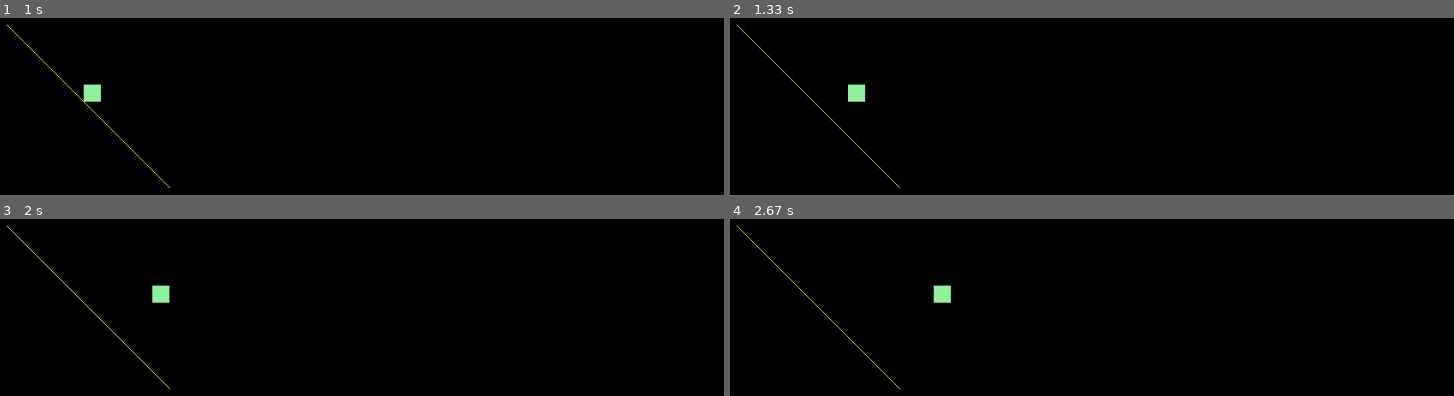
Above: before the commit, frames 1-4 (two rows, left to right).
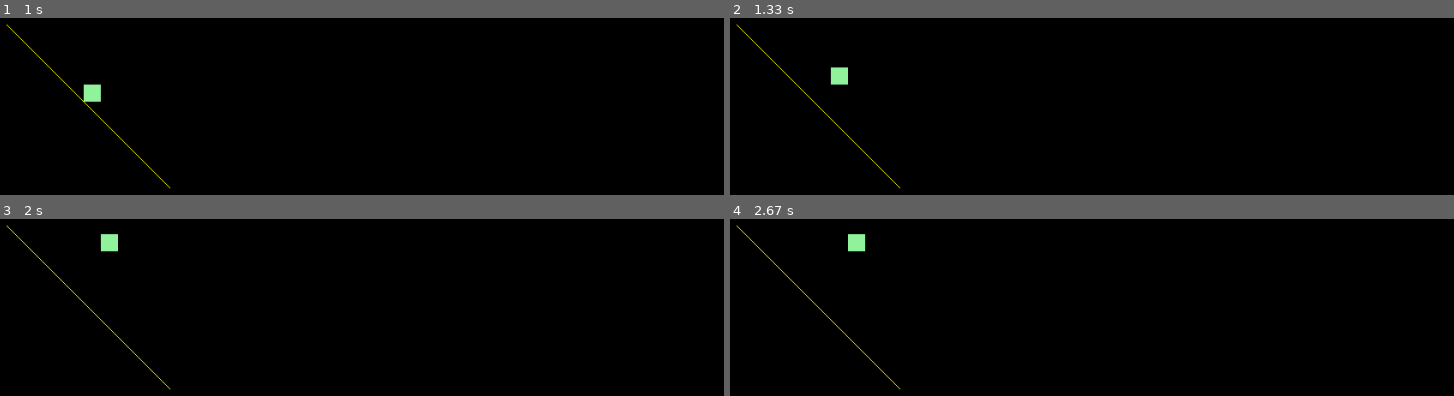
Above: after the commit, the same moments.

Repository: kristaps-m/Snake_Python_OOP
Game: pygame game, started from main.py
Same seed, same stepped clock (60 frames per second), same inputs: the game is played once before the commit and once after it.
Inputs (mouse positions are in pixels of both pictures, inside the frame that each line leads up to):
- Up to frame 1 (1 s): tap Enter at 0.33 s; hold D from 0.7 s (still down); move the mouse to (outside the picture) at 0.73 s
- Up to frame 2 (1.33 s): release D at 1.17 s; hold W from 1.2 s (still down); move the mouse to (outside the picture) at 1.23 s
- Up to frame 3 (2 s): release W at 1.73 s; hold D from 1.77 s (still down)
- Up to frame 4 (2.67 s): release D at 2.42 s; hold A from 2.45 s (still down)

Frame 1 is identical in both runs. In frame 2, 0.5% of the frame differs, in the area x 13-19%, y 27-48%; in frame 3, 0.5%, in the area x 13-24%, y 8-48%; in frame 4, 0.5%.

Commit message:
Add simple head movement.

Diff:
--- a/local_pygame.py
+++ b/local_pygame.py
@@ -24,10 +24,15 @@
 
 
                 # Keyboard events:
-                # if event.type == pygame.KEYUP:
-                    # if event.key == pygame.K_F11:
-                    #     print("K F11 pressed")
-
+                if event.type == pygame.KEYDOWN:
+                    if event.key == pygame.K_s:
+                        self.snake.direction = "s"
+                    elif event.key == pygame.K_w:
+                        self.snake.direction = "n"
+                    elif event.key == pygame.K_a:
+                        self.snake.direction = "w"
+                    elif event.key == pygame.K_d:
+                        self.snake.direction = "a"
 
             # fill the screen with a color to wipe away anything from last frame
             self.screen.fill("black")
--- a/snake.py
+++ b/snake.py
@@ -8,12 +8,21 @@
         self.snake_head_x = head_x
         self.snake_head_y = head_y
         self.cell_size = cell_size
+        self.direction = "a" # n a s w -> up, right, down, left
 
     def draw_line(self, color, start_pos, end_pos):
         pygame.draw.line(self.surface, color, start_pos, end_pos)
 
     def snake_head_update(self):
-        self.snake_head_x += self.cell_size
+        if self.direction == "a":
+            self.snake_head_x += self.cell_size
+        elif self.direction == "w":
+            self.snake_head_x -= self.cell_size
+        elif self.direction == "n":
+            self.snake_head_y -= self.cell_size
+        elif self.direction == "s":
+            self.snake_head_y += self.cell_size
+
 
     def snake_head_draw(self):
         pygame.draw.rect(self.surface,
